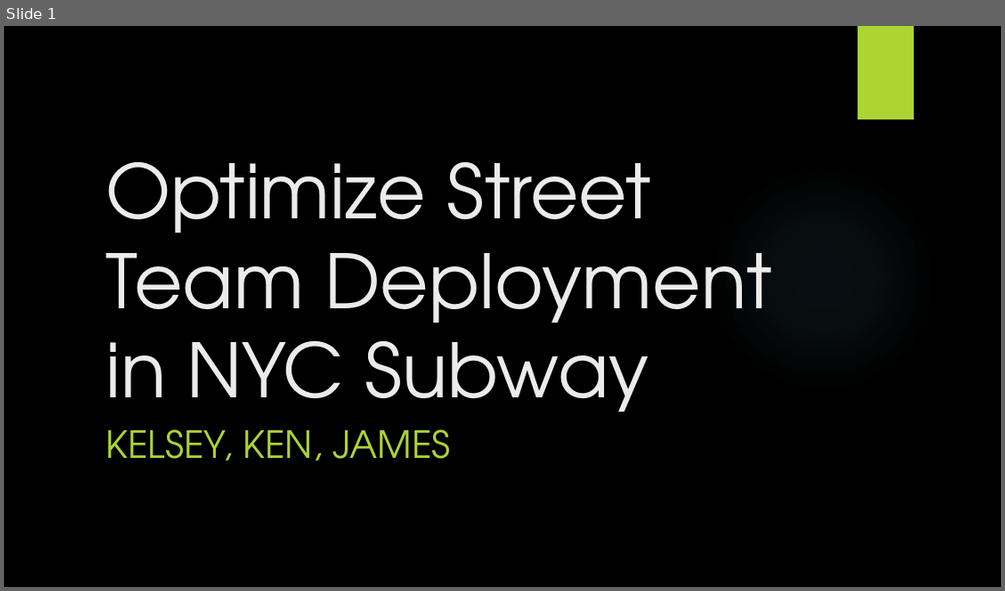
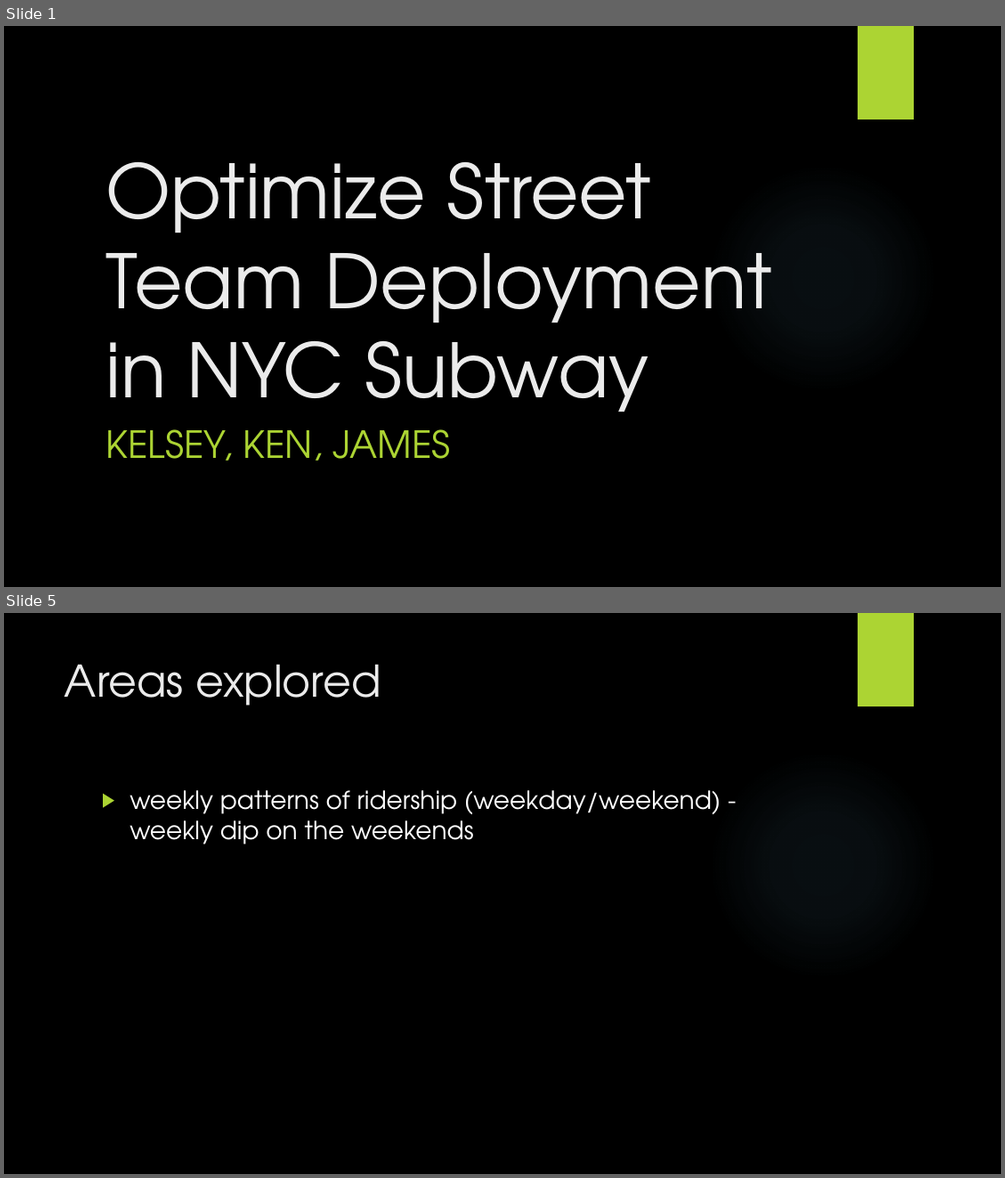
Before and after one commit to JNYH/projectbenson, a slide deck: OptimizeStreetTeamDeployment.pptx. Shown one above the other, each under a label of ours: slide 1 before the commit, slides 1 and 5 after it; the slides between them are not shown. The pictures are 1005x591 and 1005x1178 pixels, drawn with LibreOffice and Linux fonts; fonts in the diff are those of the drawing; background and template pictures are left out. Boxes give left, top, right and bottom in pixels: in the first picture for what was removed or moved away, otherwise in the second. Text is boxed around its words. In the diff, an @@ line names an element or a change of style, - is before the commit and + after.

```diff
--- a/OptimizeStreetTeamDeployment.pptx
+++ b/OptimizeStreetTeamDeployment.pptx
@@ slide 5 added at [4, 613, 1001, 1174], background picture (left out); not listed: 2 template elements that a slide beside it also shows @@
@@ title added at [65, 664, 380, 706], 42 pt, text #EBEBEB @@
+Areas explored
@@ text added at [129, 790, 720, 844], 24 pt, text #FFFFFF @@
+▶ weekly patterns of ridership (weekday/weekend) - weekly dip on the weekends
```
Also in this commit, not shown: 6 slides changed, 4 other slides added, 1 slide removed.
